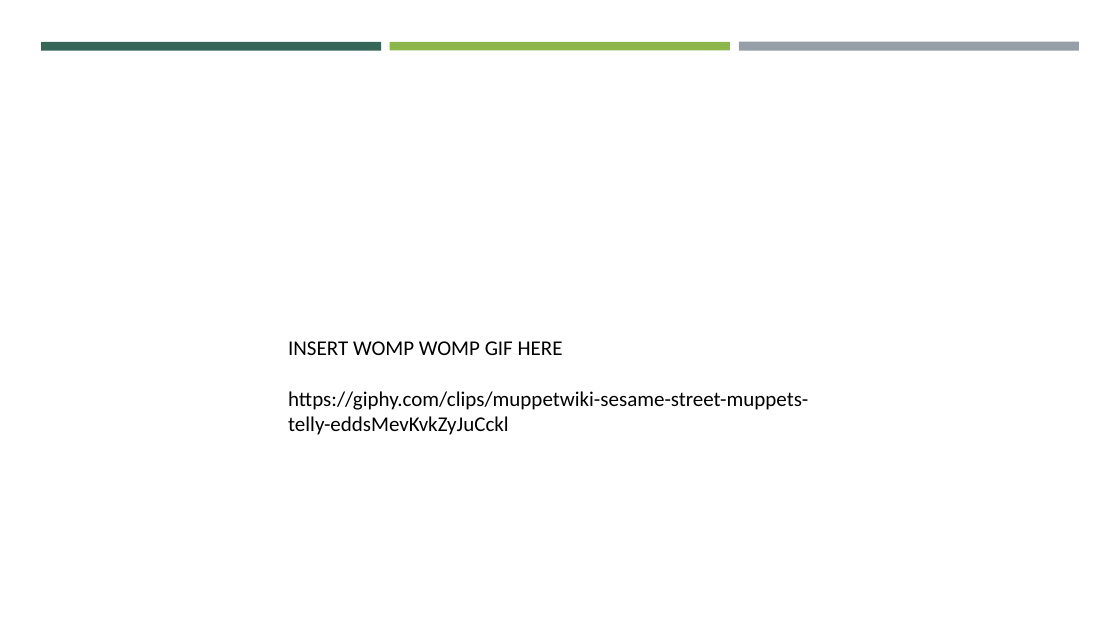
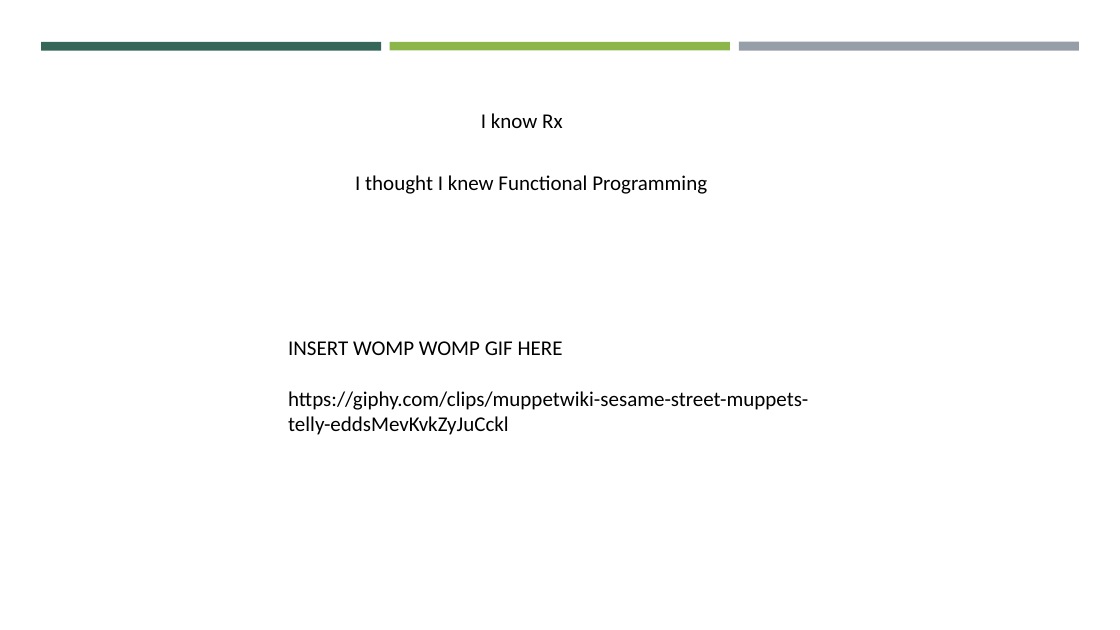
Before and after one commit to RLittlesII/talks, a slide deck: slide 3 of functional-programming/reactiveui/object-functional-programming/OOP.to.OFP.pptx. Drawn at 1120x630 pixels with LibreOffice and Linux fonts; fonts in the diff are those of the drawing. Boxes give left, top, right and bottom in pixels: in the first picture for what was removed or moved away, otherwise in the second. Text is boxed around its words. In the diff, an @@ line names an element or a change of style, - is before the commit and + after.

```diff
--- a/functional-programming/reactiveui/object-functional-programming/OOP.to.OFP.pptx
+++ b/functional-programming/reactiveui/object-functional-programming/OOP.to.OFP.pptx
@@ text added at [481, 113, 562, 128], 18 pt, text #000000 @@
+I know Rx
@@ text added at [355, 175, 707, 194], 18 pt, text #000000 @@
+I thought I knew Functional Programming
```
Also in this commit, not shown: 1 other slide changed, 4 slides added.
